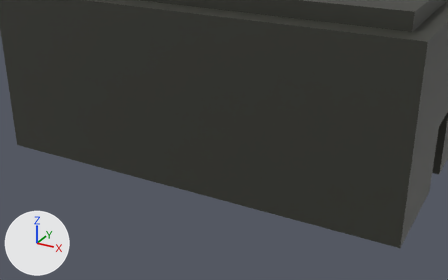
Renders of the Blender file Assets/Assets/ENIVRONMENT/puzzleroom2.blend from each side of a commit.
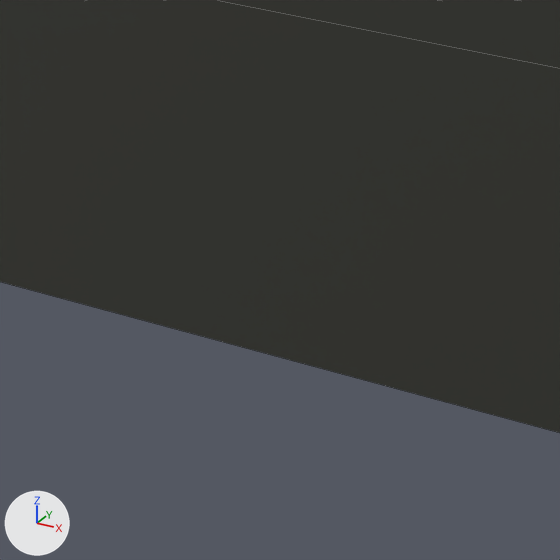
Old and new are each drawn from a 50 mm lens placed at (6.33, -13.9, 5.62), pointed at (1.16, -4.5, 0.91) and again close up on the part from 21% to 50% of the width and 35% to 83% of the height. Every picture has the same lights, and +X, +Y and +Z are marked at lower left. The older version's two pictures come first. The close-ups show mesh edges as thin lines.

The scene before the commit, as lines of its bpy script (objects in view):
```python
me_cube = bpy.data.meshes.new('Cube')
me_cube.from_pydata(...)  # 86 vertices, 84 faces; spans x -5.51..4.46, y -3.54..2.45, z -1.0..3.35
me_cube.materials.append(mat_material)  # dark grey #363730
ob_cube = bpy.data.objects.new('Cube', me_cube)
ob_cube.location = (0.0, 0.0, 0.0)
```
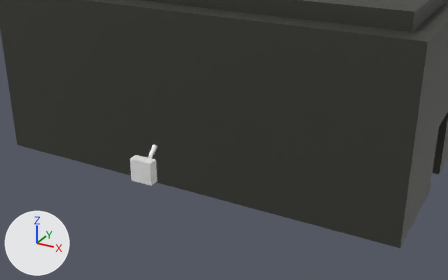
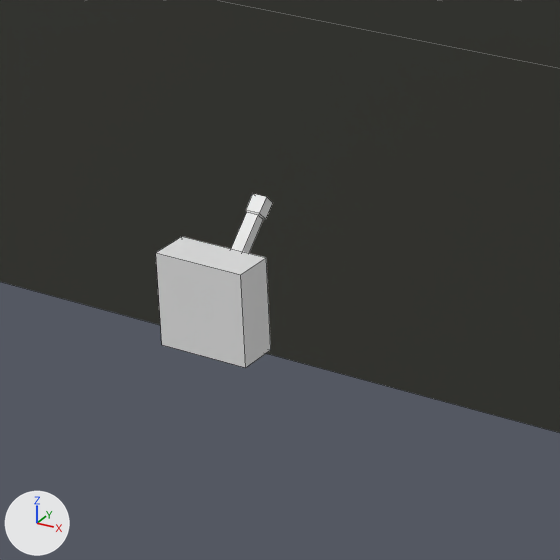
Pixel boxes [x1, y1, x2, y2] of what changed, in the close-ups (560 x 560 px):
```json
{"object": "holder", "change": "added", "after": [156, 237, 271, 368]}
{"object": "stick", "change": "added", "after": [231, 194, 273, 253]}
```

Edits to the scene script, one JSON object a line:
```json
{"op": "add", "block": "me_cube_002", "code": ["me_cube_002 = bpy.data.meshes.new('Cube.002')", "me_cube_002.from_pydata([(-1.19, -1.19, -1.03), (-1.0, -1.0, 1.0), (-1.19, 1.19, -1.03), (-1.0, 1.0, 1.0), (1.19, -1.19, -1.03), (1.0, -1.0, 1.0), (1.19, 1.19, -1.03), (1.0, 1.0, 1.0), (-1.19, -1.19, -0.68), (-1.19, 1.19, -0.68), (1.19, 1.19, -0.68), (1.19, -1.19, -0.68), (-1.0, -1.0, -0.65), (-1.0, 1.0, -0.65), (1.0, 1.0, -0.65), (1.0, -1.0, -0.65)], [], [(12, 1, 3, 13), (13, 3, 7, 14), (14, 7, 5, 15), (15, 5, 1, 12), (2, 6, 4, 0), (7, 3, 1, 5), (4, 11, 8, 0), (6, 10, 11, 4), (2, 9, 10, 6), (0, 8, 9, 2), (11, 15, 12, 8), (10, 14, 15, 11), (9, 13, 14, 10), (8, 12, 13, 9)])"]}
{"op": "add", "block": "me_cube_001", "code": ["me_cube_001 = bpy.data.meshes.new('Cube.001')", "me_cube_001.from_pydata(...)  # a box spanning x -1.0..1.0, y -1.0..0.44, z -1.0..1.0"]}
{"op": "add", "block": "ob_stick", "code": ["ob_stick = bpy.data.objects.new('stick', me_cube_002)", "ob_stick.location = (0.0, -5.276, 0.612)", "ob_stick.rotation_euler = (-0.803, 0.0, 0.0)  # degrees (-46, 0, 0)", "ob_stick.scale = (-0.0316, -0.0269, -0.24)"]}
{"op": "add", "block": "ob_holder", "code": ["ob_holder = bpy.data.objects.new('holder', me_cube_001)", "ob_holder.location = (0.0, -5.467, 0.442)", "ob_holder.scale = (0.227, 0.134, 0.227)"]}
```
